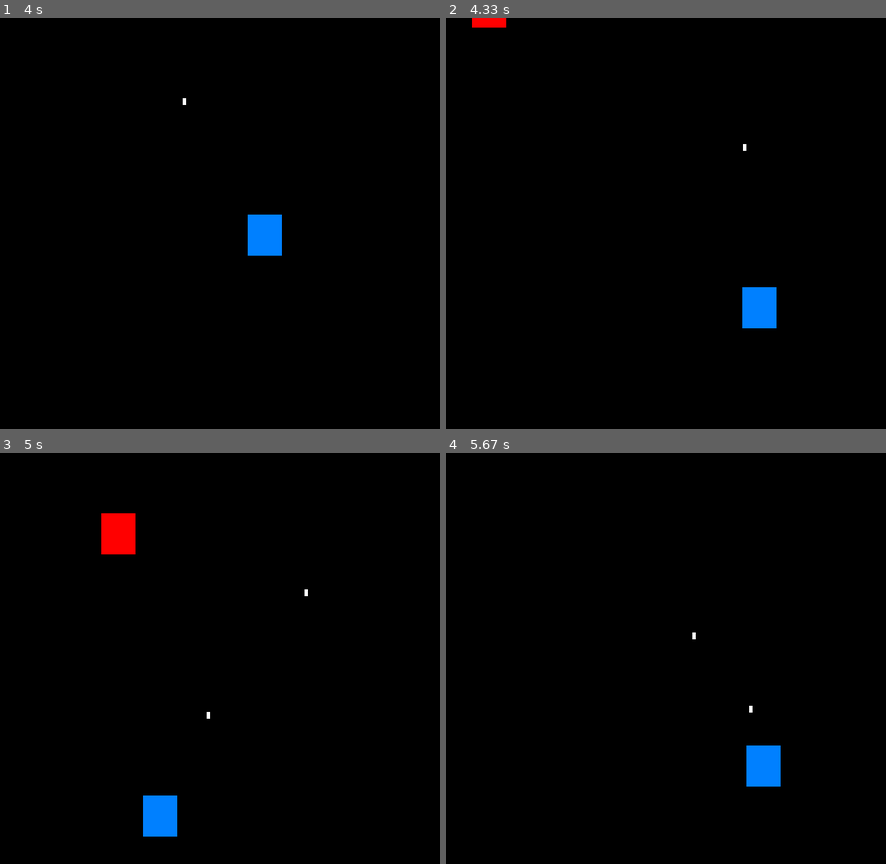
Above: before the commit, frames 1-4 (two rows, left to right).
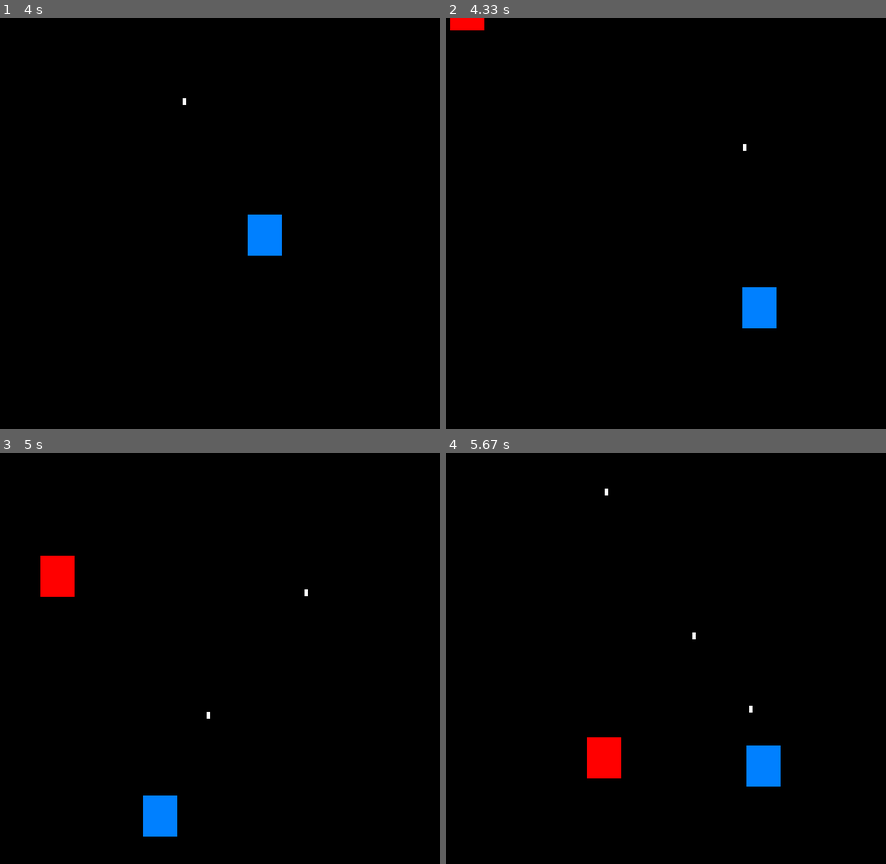
Above: after the commit, the same moments.

Repository: tspork/first-code
Game: pygame game, started from lib/game.py
The game is run twice, just before and just after one commit, with the same random seed, the same clock (stepped at 60 frames per second) and the same inputs.
Inputs:
- Up to frame 1 (4 s): hold D 0.33-0.8 s; hold W 0.83-1.13 s; tap Space at 0.9, 1.23, 1.53, 1.73, 2.03, 2.3, 2.63, 2.93, 3.07, 3.47, 3.77 s; hold D 1.17-1.63 s; hold A 1.67-2.2 s; hold S 2.23-2.53 s; hold A 2.57-2.97 s; hold W 3-3.37 s; hold D from 3.4 s (still down)
- Up to frame 2 (4.33 s): release D at 4.03 s; hold S from 4.07 s (still down); tap Space at 4.13 s
- Up to frame 3 (5 s): release S at 4.43 s; hold A 4.47-4.93 s; tap Space at 4.53, 4.83 s; hold D from 4.97 s (still down)
- Up to frame 4 (5.67 s): tap Space at 5.03, 5.33, 5.53 s; release D at 5.43 s; hold W from 5.47 s (still down)

Frame 1 is identical in both runs. In frame 2, 0.3% of the frame differs, in the area x 0-14%, y 0-3%; in frame 3, 1.6%, in the area x 9-31%, y 14-35%; in frame 4, 0.8%.

Commit message:
Enemy robot CPU.

Diff:
--- a/lib/cpu.py
+++ b/lib/cpu.py
@@ -1,18 +1,52 @@
-import math
+import sys
+import logging
 from random import Random
 from vector2d import V, V_0, V_1, V__1
 from timer import Duration
 from icecream import ic
 
+logger = logging.getLogger(__name__)
+logging.basicConfig(stream=sys.stderr, encoding='utf-8', level=logging.DEBUG)
+
 EMPTY_TUPLE = ()
+
+def to_float(x):
+    if isinstance(x, V):
+        return x.x
+    return float(x)
+
 
 class Program:
     def __init__(self, name, isns = []):
         self.name = name
-        self.isns = isns
+        self.isns = self.prepare_instructions(isns)
+        self.labels = {}
+
     def __repr__(self):
         return f"{type(self).__name__}({self.name!r})"
+
     __str__ = __repr__
+
+    def prepare_instructions(self, isns):
+        result = []
+        ip = 0
+
+        def emit(isn):
+            result.append(isn)
+            ip += 1
+
+        for isn in isns:
+            if not isinstance(isn, tuple):
+                isn = (isn,)
+            if isn[0] == 'label':
+                self.labels[isn[1]] = ip + 1
+            elif isn[0] not in ('const', 'call') and len(isn) > 1:
+                for arg in reversed(isn[1:]):
+                    result.append(('const', arg))
+                isn = (isn[0],)
+            result.append(isn)
+        ic(result)
+        return result
 
 class State:
     def __init__(self):
@@ -27,6 +61,50 @@
         assert isinstance(a, V)
         #print(f"a={a} dp={self.vel}")
         self.vel += a
+
+class CPU:
+    def __init__(self, state, progs):
+        self.state = state
+        self.progs = progs
+        self.thread_queue = []
+        self.thread_by_name = {
+            prog.name: Thread(prog.name, state, prog)
+            for prog in self.progs
+        }
+        self.threads = list(self.thread_by_name.values())
+        for thread in self.threads:
+            thread.cpu = self
+        self.thread_queue = self.threads.copy()
+
+    def tick(self, dt: Duration):
+        for thread in self.threads:
+            if thread.running:
+                thread.tick(dt)
+
+    def thread_get(self, x):
+        if isinstance(x, Thread):
+            return x
+        if isinstance(x, str):
+            return self.thread_by_name[x]
+        return self.threads[int(x)]
+
+    def thread_current(self):
+        return self.thread_queue.first
+
+    def thread_next(self):
+        return self.thread_queue[1] if self.thread_queue.size > 1 else self.thread_current()
+
+    def thread_yield(self, from_thread):
+        self.thread_yield_to(from_thread, self.thread_next())
+
+    def thread_yield_to(self, from_thread, to_thread):
+        to_thread = self.thread_get(to_thread)
+        self.thread_queue.remove(from_thread)
+        self.thread_queue.remove(to_thread)
+        self.thread_queue.insert(0, to_thread)
+        self.thread_queue.append(from_thread)
+        from_thread.pause()
+        to_thread.resume()
 
 class Thread:
     def __init__(self, name, state, prog: Program):
@@ -34,38 +112,48 @@
         self.state = state
         self._prog: Program = prog
         self._stack: list = [V_0]
-        self._stack_max: int = 32
+        self._stack_max: int = 128
         self._ip: int = 0
         self._args: tuple = EMPTY_TUPLE
         self._isn: str = None
         self._sleep: float = 0.0
         self._rand: Random = Random()
-        self._running: bool = True
         self._result = None
-        self._terminated: bool = False
+        self.running: bool = True
+        self.halted: bool = False
         self.dt: Duration = 0.0
 
+    @property
+    def active(self):
+        return self.running and not self.halted
+
     def __repr__(self):
-        return f"CPU | state {self.state} | dt {self.dt} | isn {self._isn} | ip {self._ip} | stack {self._stack[-3:]!r} | wait {self._sleep}"
+        return f"{type(self).__name__} | state {self.state} | dt {self.dt} | isn {self._isn} | ip {self._ip} | stack {self._stack[-3:]!r} | wait {self._sleep}"
 
     def tick(self, dt: Duration):
         self.dt, next_isn = self.sleep_(dt)
         self.state.tick_cpu(self.dt)
-        if next_isn and self._running:
+        if next_isn and self.active:
             self.exec(self.fetch_isn_())
         # print(self)
 
     def exec(self, isn):
         # print(f"exec: {id(self.state)} {isn!r}")
         self._isn = isn
-        if isinstance(isn, tuple):
-            opcode = isn[0]
-            self._args = isn
-        else:
-            opcode = isn
-            self._args = EMPTY_TUPLE
-        proc = getattr(self, opcode)
-        proc()
+        self._args = isn
+        opcode = isn[0]
+        try:
+            print(f"{self.name} : {self._prog.name} : {self._ip} : {isn}")
+            if not isinstance(isn, tuple):
+                breakpoint()
+            assert isinstance(isn, tuple)
+            assert isinstance(opcode, str)
+            microcode = getattr(self, opcode)
+            assert microcode is not None
+        except (AttributeError, AssertionError) as exe:
+            logger.error("%s", f"invalid ins {isn!r}")
+            raise exe
+        microcode()
 
     # Microcode:
     def sleep_(self, dt):
@@ -82,13 +170,14 @@
     def fetch_isn_(self):
         ip = self._ip
         self._ip += 1
-        if self._ip >= len(self._prog.isns):
-            self._ip = 0
         isn = self._prog.isns[ip]
         return isn
 
-    def jmp_(self, ip):
-        self._ip = abs(int(ip % len(self._prog.isns)))
+    def jmp_(self, ip_or_label):
+        if isinstance(ip_or_label, str):
+            self._ip = self.program.labels[ip_or_label]
+        else:
+            self._ip = abs(int(ip_or_label) % len(self._prog.isns))
 
     def top_(self, default = V_0):
         return self._stack[-1] if self._stack else default
@@ -114,17 +203,30 @@
     # Control Flow:
     def nop(self):
         pass
+    def label(self):
+        pass
+    def pause(self):
+        self.running = False
+    def resume(self):
+        self.running = True
     def halt(self):
-        self._running = False
+        self.running = False
+        self.halted = True
+    def repeat(self):
+        self._ip = 0
+    def br(self):
+        loc = self.pop_()
+        c = self.pop_()
+        if to_float(c)> 0:
+            self.ip_(loc)
+    def jmp(self):
+        self.jmp_(self.pop_())
+    def thread_yield(self):
+        self.cpu.thread_yield(self)
+    def thread_yield_to(self):
+        self.cpu.thread_yield_to(self, self._args[1])
     def sleep(self):
-        self._sleep = self.pop_(V_0).x
-    def br(self):
-        di = self.fetch_isn_()
-        c = self.pop_()
-        if c.x > 0:
-            self.ip_(self.isn + di.x)
-    def jmp(self):
-        self.jmp_(self.pop_(V_0).x)
+        self._sleep = to_float(self.pop_(V_0))
 
     # Stack:
     def pop(self):
@@ -136,12 +238,12 @@
         if self._stack:
             self._stack.push(-1, self.top_())
     def const(self):
-        self.push_(V.coerce(self._args[1]))
+        self.push_(self._args[1])
 
     # Arithmetic:
     def rand(self):
-        r1 = self.pop_(V__1)
-        r2 = self.pop_(V_1)
+        r2 = self.pop_(V__1)
+        r1 = self.pop_(V_1)
         r = V.random(r1, r2, self._rand)
         # print(f"r1={r1} r2={r2} r={r}")
         self.push_(r)
@@ -168,7 +270,7 @@
     def abs(self):
         self.push_(abs(self.pop(V_0)))
     def norm(self):
-        self.push_(V.coerce(self.pop_(V_0).norm()))
+        self.push_(self.pop_(V_0).norm())
     def normal(self):
         self.push_(self.pop_(V_0).normal())
     def rotate(self):
@@ -185,11 +287,3 @@
         self._result = self.state.accelerate(self.pop_(V_0))
     # def think(self):
     #    self._result = self.state.think()
-
-class CPU(Thread):
-    def __init__(self, state, prog: Program):
-        super().__init__(self, state, prog)
-        self.threads = {}
-
-    def spawn(self, name, prog):
-        self.threads[name] = Thread(name, self.state, prog)
--- a/lib/cpu_test.py
+++ b/lib/cpu_test.py
@@ -1,13 +1,14 @@
 from cpu import Program, V, CPU
 
 prog = Program(
+    "test",
     [
         ('const', V(-5.0, -5.0)),
         ('const', V(5.0, 5.0)),
-        'rand',
-        'acc',
+        ('rand'),
+        ('acc'),
         ('const', 0.03),
-        'sleep',
+        ('sleep'),
     ]
 )
 
--- a/lib/enemy.py
+++ b/lib/enemy.py
@@ -5,14 +5,10 @@
 class Enemy(Entity):
     def __init__(self, *args, **kwargs):
         super().__init__(*args, **kwargs)
-        # self.player = kwargs['player']
-        # self.programs: list = kwargs['programs']
-        self.cpus: list = [CPU(self, prog) for prog in self.programs]
-        # print(f"cpus={self.cpus!r}")
+        self.cpu: CPU = CPU(self, self.programs)
 
     def tick(self):
-        for cpu in self.cpus:
-            cpu.tick(self.dt)
+        self.cpu.tick(self.dt)
         # if self.avoid_bullets():
 
     def tick_cpu(self, dt: Duration):
@@ -27,7 +23,7 @@
         for bullet in self.game.bullets:
             # print(f"avoid_bullets: {bullet}")
             r0 = self.sprite.size.x
-            r1 = r0 * 2
+            r1 = r0 * 3
             if self.avoid_point(bullet.pos, r0, r1):
                 return True
         return False
--- a/lib/entity.py
+++ b/lib/entity.py
@@ -22,14 +22,23 @@
         self._angle: float = None
         self._angle_last: float = None
         self._speed: float = None
+        self._direction: V = None
+        self._direction_last: V = None
         self.sprite = sprite
         self.acc = V()
         self.game = None
         self.dt: Duration = 0.0
+        self.min_speed: float = None
         self.max_speed: float = None
         self.friction = 0.0
         for k, v in kwargs.items():
             self.__setattr__(k, v)
+
+    def __str__(self):
+        return self.__repr__()
+
+    def __repr__(self):
+        return f"{type(self).__name__}(id={self.id}, pos={self.pos}, vel={self.vel}, angle={self.angle}, acc={self.acc}, dt={self.dt})"
 
     @property
     def rect(self):
@@ -56,24 +65,12 @@
     @vel.setter
     def vel(self, vel: V):
         self._vel = vel
-        self._speed = self._angle = None
-
-    @property
-    def speed(self):
-        if self._speed is None:
-            self._speed = self._vel.norm()
-        return self._speed
-
-    @speed.setter
-    def speed(self, s: float):
-        self._speed = self._angle = None
-        self._vel = self._vel.normal() * s
-        return s
+        self._speed = self._angle = self._direction = None
 
     @property
     def angle(self):
         if self._angle is None:
-            if self.pos.x or self.pos.y:
+            if self.vel.x or self.vel.y:
                 self._angle_last = math.atan2(self.vel.y, self.vel.x) * DEGREE_PER_RADIAN
             self._angle = self._angle_last
         return self._angle
@@ -86,8 +83,34 @@
         return angle
 
     @property
+    def speed(self):
+        if self._speed is None:
+            self._direction_and_speed()
+        return self._speed
+
+    @speed.setter
+    def speed(self, s: float):
+        self.vel = self._vel.normal() * s
+        return s
+
+    @property
     def direction(self):
-        return self.vel.normal()
+        if self._direction is None:
+            self._direction_and_speed()
+        return self._direction
+
+    def _direction_and_speed(self):
+        if self.vel.x or self.vel.y:
+            self._direction_last, self._speed = self._vel.normal_and_norm()
+        else:
+            self._speed = 0
+        self._direction = self._direction_last
+
+    def accelerate(self, a: V):
+        assert isinstance(a, V)
+        self.acc += a
+
+    ###############################################
 
     def tick(self):
         self.tick_pos(self.dt)
@@ -102,18 +125,17 @@
         self.acc = V() # V_0
         if self.friction:
             self.vel -= self.vel * (self.friction * dt)
-        if self.max_speed:
-            self.limit_speed(self.max_speed)
+        if self.max_speed or self.min_speed:
+            self.limit_speed()
         self.pos += self.vel * dt
 
-    def limit_speed(self, max_speed):
-        dir, speed = self.vel.normal_and_norm()
-        if speed > max_speed:
-            self.vel = dir * max_speed
+    ###############################################
 
-    def accelerate(self, a: V):
-        assert isinstance(a, V)
-        self.acc += a
+    def limit_speed(self):
+        if self.max_speed and self.speed > self.max_speed:
+            self.vel = self.direction * self.max_speed
+        if self.min_speed and self.speed < self.min_speed:
+            self.vel = V()
 
     def set_vel(self, v: V):
         self.accelerate(v - self.vel)
@@ -160,9 +182,3 @@
 
     def draw(self, screen):
         self.sprite.draw(screen)
-
-    def __str__(self):
-        return self.__repr__()
-
-    def __repr__(self):
-        return f"{type(self).__name__}(id={self.id}, pos={self.pos}, vel={self.vel}, acc={self.acc}, dt={self.dt})"
--- a/lib/game.py
+++ b/lib/game.py
@@ -45,7 +45,13 @@
         # Set up the game window
         self.screen_width = 800
         self.screen_height = 600
-        self.screen = pygame.display.set_mode((self.screen_width, self.screen_height))
+        flags = 0
+        # flags |= pygame.DOUBLEBUF | pygame.OPENGL
+        # flags |= pygame.RESIZABLE | pygame.SCALED
+        self.screen = pygame.display.set_mode(
+            (self.screen_width, self.screen_height),
+            flags,
+        )
         pygame.display.set_caption("Simple Shooter Game")
 
         # Set the frame rate
@@ -158,7 +164,6 @@
             for e2 in self.enemies[i:]:
                 r = e2.sprite.width
                 e2.repel(e1, r)
-                # moved.append(e2)
 
     #############################################################
 
@@ -186,6 +191,7 @@
         if not self.screen_bounds.contains(player.pos):
             player.pos = player_pos_
             player.vel = V()
+        # print(f"player={player}")
 
     def player_control(self, player):
         'Handle player movement.'
@@ -232,6 +238,7 @@
             pos, vel, sprite,
             quickness=self.player_thrust,
             friction=7.0,
+            min_speed=0.0001,
             max_speed=500.0,
         )
         player.game = self
@@ -265,45 +272,47 @@
                     # Accelerate random X direction:
                     ('const', V(-50.0, 0.0)),
                     ('const', V( 50.0, 0.0)),
-                    'rand',
-                    'acc',
+                    ('rand',),
+                    ('acc',),
                     ('const', 0.5),
-                    'sleep',
+                    ('sleep'),
 
                     # Accelerate random Y direction:
                     ('const', V(0.0, -50.0)),
                     ('const', V(0.0,  50.0)),
-                    'rand',
-                    'acc',
+                    ('rand',),
+                    ('acc',),
                     ('const', 0.5),
-                    'sleep',
+                    ('sleep'),
+                    ('repeat'),
                 ],
             ),
             Program(
                 'avoid_bullets',
                 [
                     ('const', V(0.1, 0.1)),
-                    # 'rand',
-                    'sleep',
+                    ('rand',),
+                    ('sleep',),
                     ('call', 'avoid_bullets'),
+                    ('repeat'),
                 ]
             ),
             Program(
                 'move_toward_player',
                 [
                     ('const', V(0.2, 0.9)),
-                    'rand',
-                    'sleep',
-
+                    ('rand'),
+                    ('sleep'),
                     ('const', 0.1),
-                    'sleep',
+                    ('sleep'),
                     ('call', 'move_toward_player'),
                     ('const', 0.1),
-                    'sleep',
+                    ('sleep'),
                     ('call', 'move_toward_player'),
                     ('const', 0.1),
-                    'sleep',
+                    ('sleep'),
                     ('call', 'move_toward_player'),
+                    ('repeat'),
                 ],
             ),
         ]
Not shown, changed: README.md
